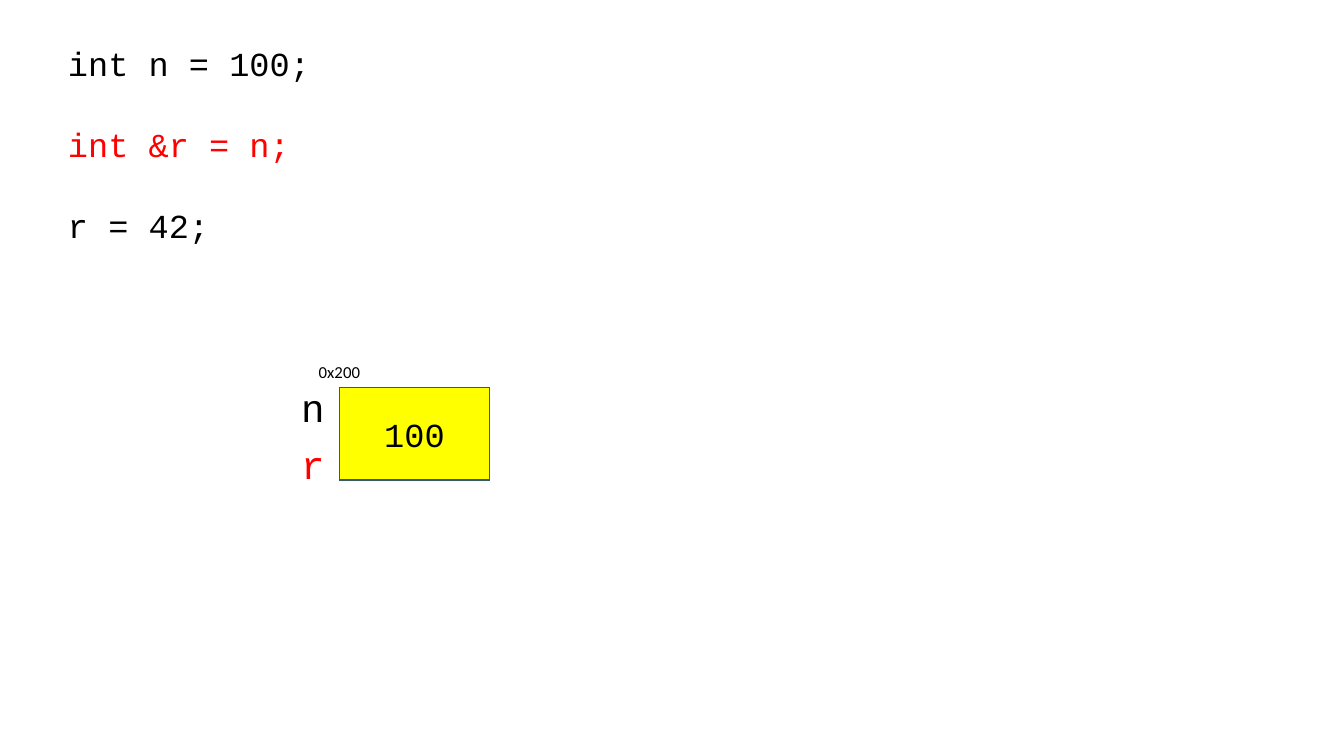
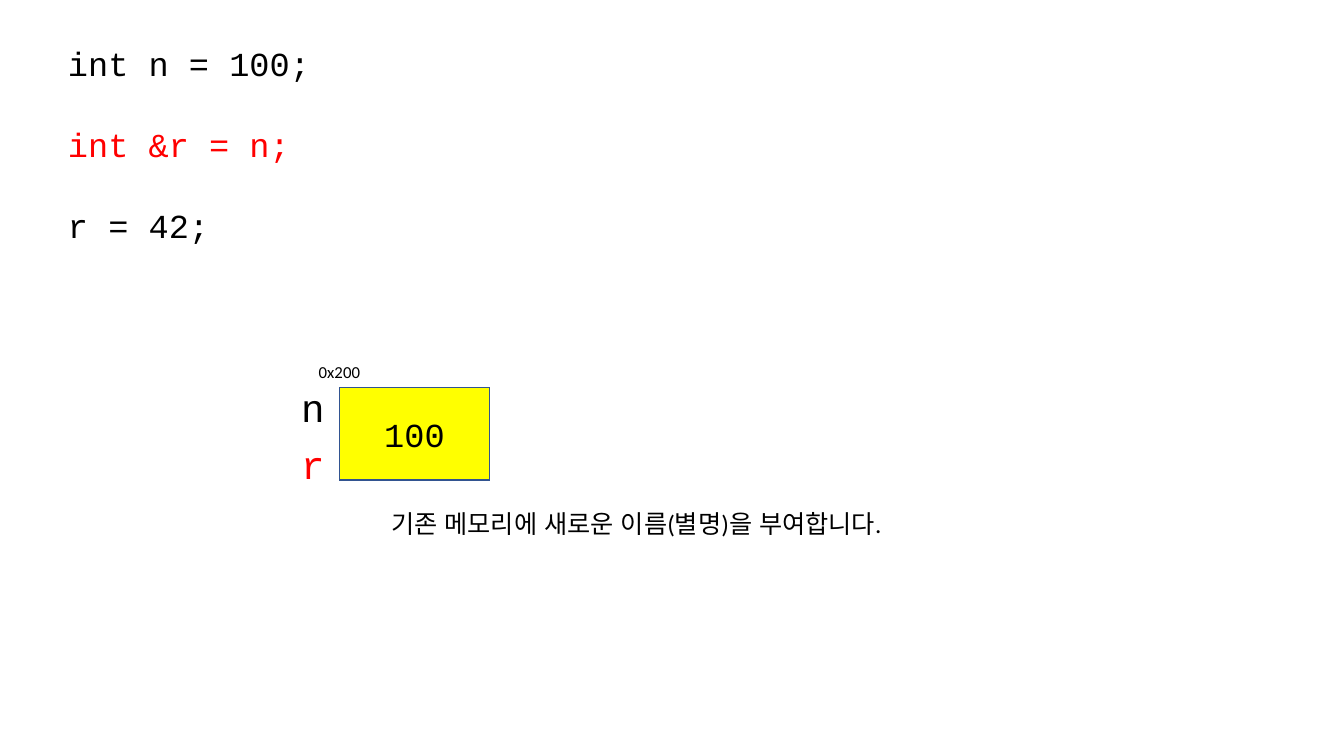
Before and after one commit to yoondev-classroom/cpp_221114, a slide deck: slide 3 of 221114.pptx. Drawn at 1344x756 pixels with LibreOffice and Linux fonts; fonts in the diff are those of the drawing. Boxes give left, top, right and bottom in pixels: in the first picture for what was removed or moved away, otherwise in the second. Text is boxed around its words. In the diff, an @@ line names an element or a change of style, - is before the commit and + after.

```diff
--- a/221114.pptx
+++ b/221114.pptx
@@ text added at <box>391,512,881,537</box>, 18 pt, text #000000 @@
+기존 메모리에 새로운 이름(별명)을 부여합니다.
```
Also in this commit, not shown: 1 other slide changed, 1 other file.
